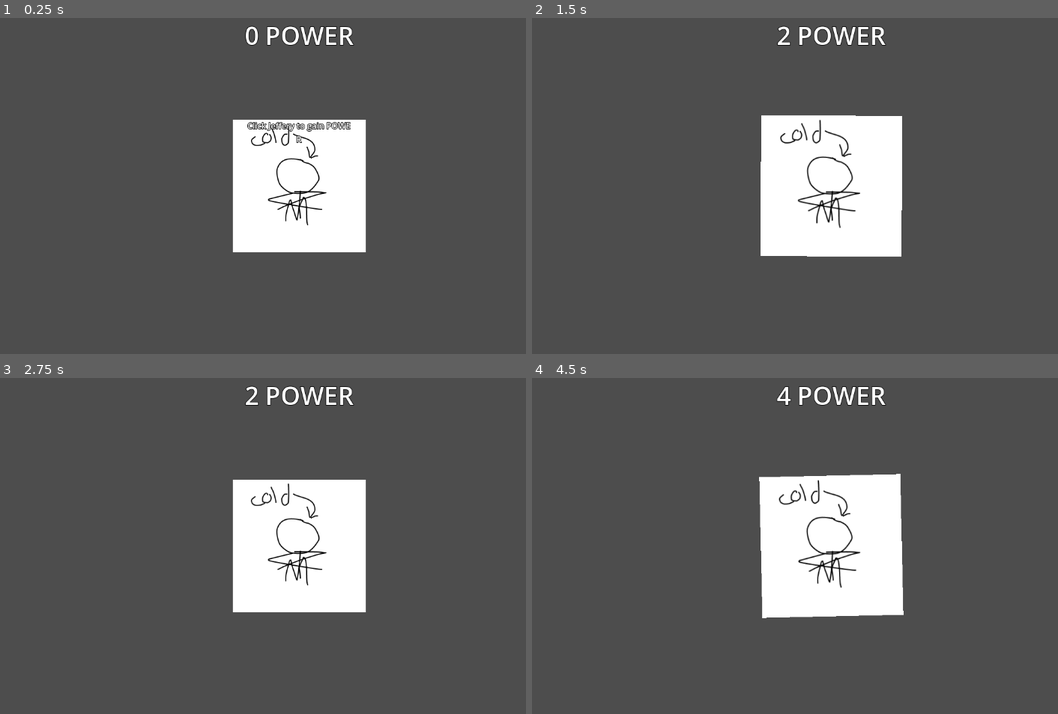
Above: before the commit, frames 1-4 (two rows, left to right).
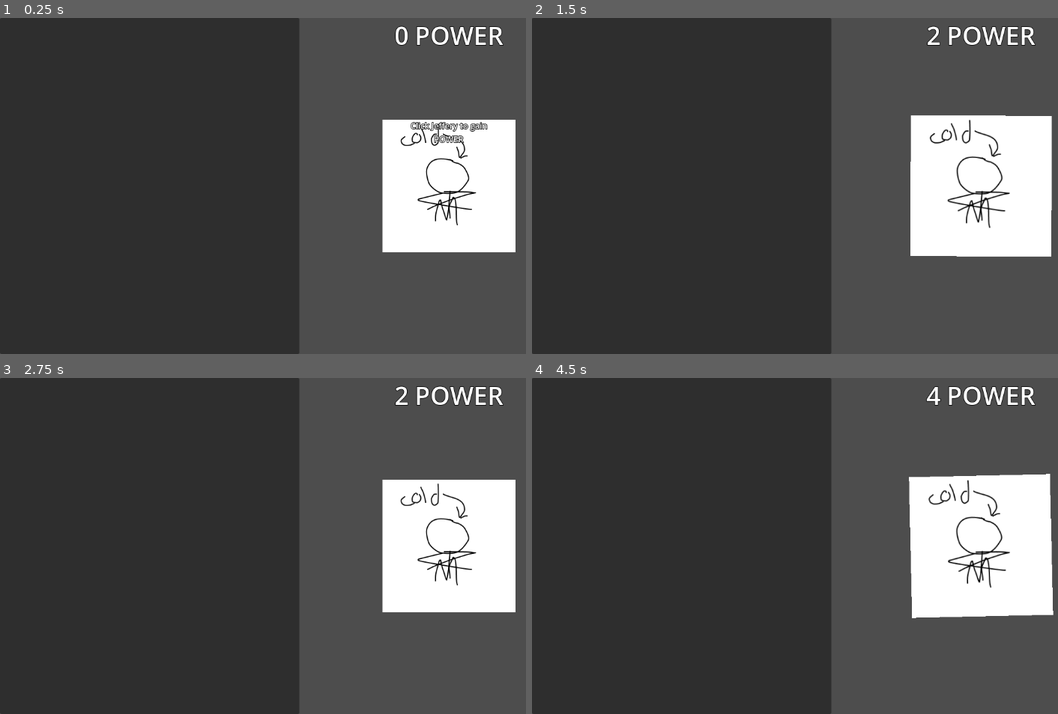
Above: after the commit, the same moments.

Repository: ToasterPanic/its-cold-outside
Game: Godot game, scene res://scenes/game.tscn
Two runs of this game, one before a commit and one after it. Both use one fixed random seed, a clock stepped at 60 frames per second and the inputs below.
Inputs:
- Up to frame 1 (0.25 s): no input
- Up to frame 2 (1.5 s): click "Click Jeffery to gain POWER" at 0.5 s; tap Enter at 1.25 s; hold Right from 1.28 s (still down); tap Alt at 1.35 s
- Up to frame 3 (2.75 s): release Right at 2.03 s; hold Down from 2.03 s (still down); tap Shift at 2.1 s
- Up to frame 4 (4.5 s): tap Space at 2.75 s; release Down at 2.78 s; hold Right 2.78-3.53 s; tap Alt at 2.85, 4.35 s; hold Up 3.53-4.28 s; tap Shift at 3.6 s; tap Enter at 4.25 s; hold Left from 4.28 s (still down)

The runs differ from the first frame. In frame 1, 72% of the frame differs, in the area x 0-99%, y 0-100%; in frame 2, 74%; in frame 3, 72%; in frame 4, 74%, in the area x 0-100%, y 0-100%.

Commit message:
UI and scaling

Diff:
--- a/scenes/game.tscn
+++ b/scenes/game.tscn
@@ -16,6 +16,7 @@
 script = ExtResource("1_yqjtg")
 
 [node name="Camera2D" type="Camera2D" parent="."]
+position = Vector2(-300, 0)
 
 [node name="Jeffery" type="TextureButton" parent="."]
 anchors_preset = 8
@@ -46,7 +47,7 @@
 label_settings = SubResource("LabelSettings_uwrxv")
 horizontal_alignment = 1
 vertical_alignment = 1
-autowrap_mode = 1
+autowrap_mode = 3
 
 [node name="CanvasLayer" type="CanvasLayer" parent="."]
 
@@ -59,13 +60,26 @@
 grow_vertical = 2
 mouse_filter = 2
 
+[node name="Panel" type="Panel" parent="CanvasLayer/Control"]
+layout_mode = 1
+anchors_preset = -1
+anchor_right = 0.5
+anchor_bottom = 1.0
+grow_vertical = 2
+
+[node name="VBoxContainer" type="VBoxContainer" parent="CanvasLayer/Control/Panel"]
+layout_mode = 1
+anchors_preset = 15
+anchor_right = 1.0
+anchor_bottom = 1.0
+grow_horizontal = 2
+grow_vertical = 2
+
 [node name="PowerMeter" type="Label" parent="CanvasLayer/Control"]
 layout_mode = 1
-anchors_preset = 5
+anchors_preset = -1
 anchor_left = 0.5
-anchor_right = 0.5
-offset_left = -120.0
-offset_right = 120.0
+anchor_right = 1.0
 offset_bottom = 137.0
 grow_horizontal = 2
 text = "0 POWER"
@@ -73,10 +87,4 @@
 horizontal_alignment = 1
 autowrap_mode = 1
 
-[node name="Panel" type="Panel" parent="CanvasLayer/Control"]
-layout_mode = 1
-anchors_preset = 9
-anchor_bottom = 1.0
-grow_vertical = 2
-
 [connection signal="pressed" from="Jeffery" to="." method="_on_jeffery_pressed"]
--- a/scripts/game.gd
+++ b/scripts/game.gd
@@ -10,6 +10,10 @@
 
 	$CanvasLayer/Control/PowerMeter.text = str(floori(power)) + " POWER"
 
+	print(get_viewport().size.x)
+
+	$Camera2D.position.x = get_viewport().size.x / -4
+
 
 func _on_jeffery_pressed() -> void:
 	power += 1
